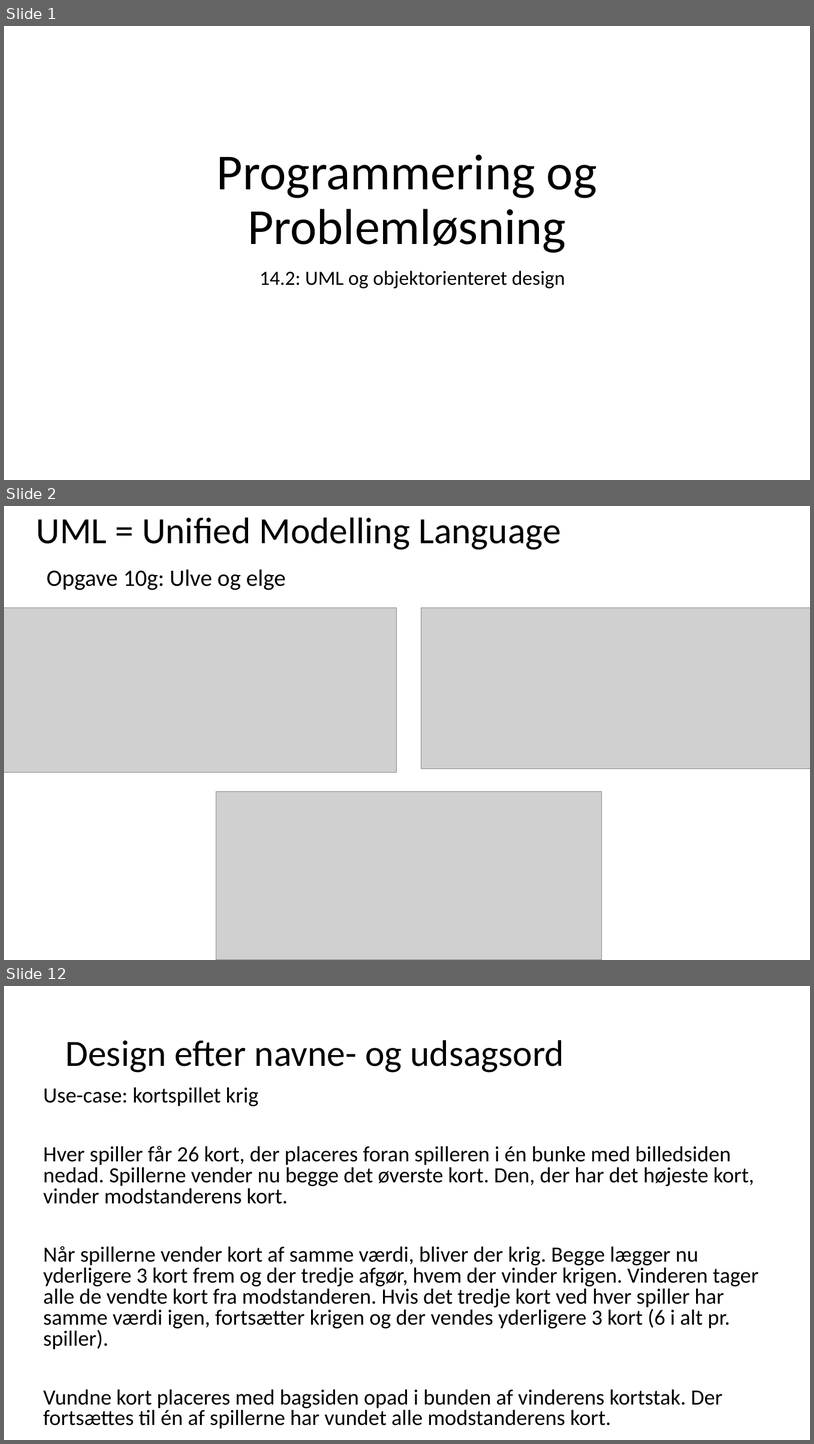
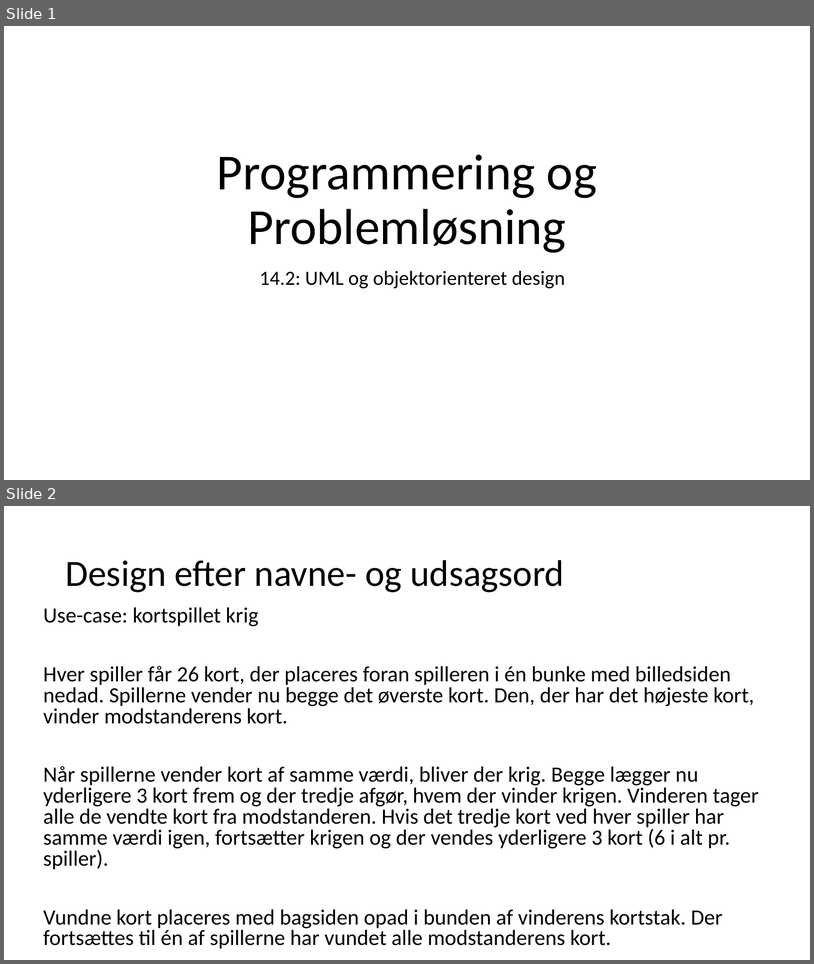
Before and after one commit to fisterloegsovs/pop22, a slide deck: lectures/14.3/lecture.pptx. Shown one above the other, each under a label of ours: slides 1, 2 and 12 before the commit, slides 1 and 2 after it; the slides between them are not shown. The pictures are 814x1444 and 814x964 pixels, drawn with LibreOffice and Linux fonts; fonts in the diff are those of the drawing; grey boxes stand for pictures. Boxes give left, top, right and bottom in pixels: in the first picture for what was removed or moved away, otherwise in the second. Text is boxed around its words. In the diff, an @@ line names an element or a change of style, - is before the commit and + after.

```diff
--- a/lectures/14.3/lecture.pptx
+++ b/lectures/14.3/lecture.pptx
@@ slide 2 removed at (4, 506, 810, 960), background #FFFFFF @@
@@ title removed at (36, 517, 561, 550) @@
-UML = Unified Modelling Language
@@ text removed at (47, 569, 286, 590) @@
-Opgave 10g: Ulve og elge
@@ picture removed at (4, 607, 396, 772) @@
@@ picture removed at (422, 607, 810, 769) @@
@@ picture removed at (216, 792, 602, 960) @@
@@ what was slide 12 is now slide 2 @@
```
Also in this commit, not shown: 3 slides changed, 3 slides added, 9 other slides removed, 2 other files.
